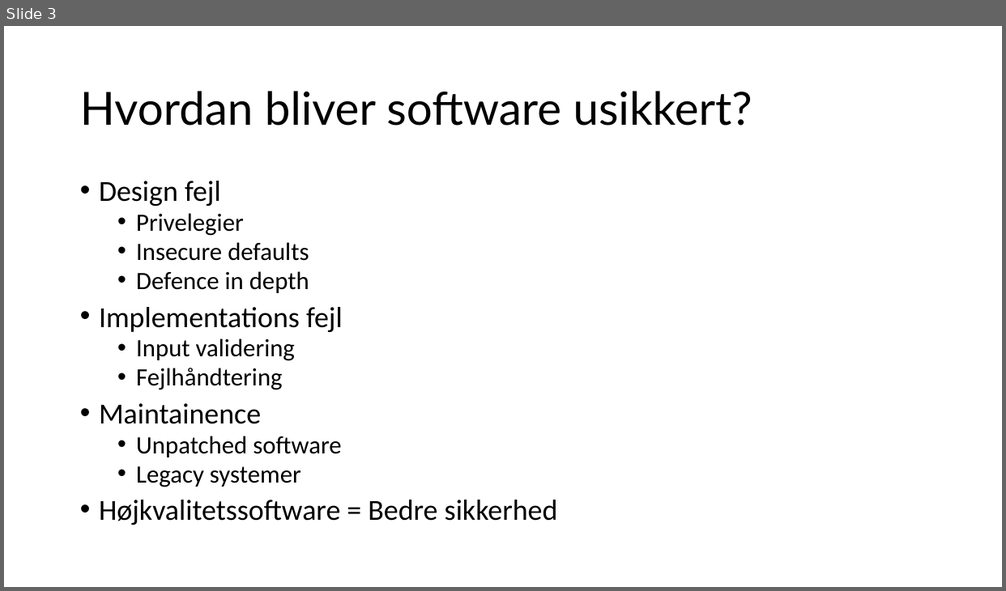
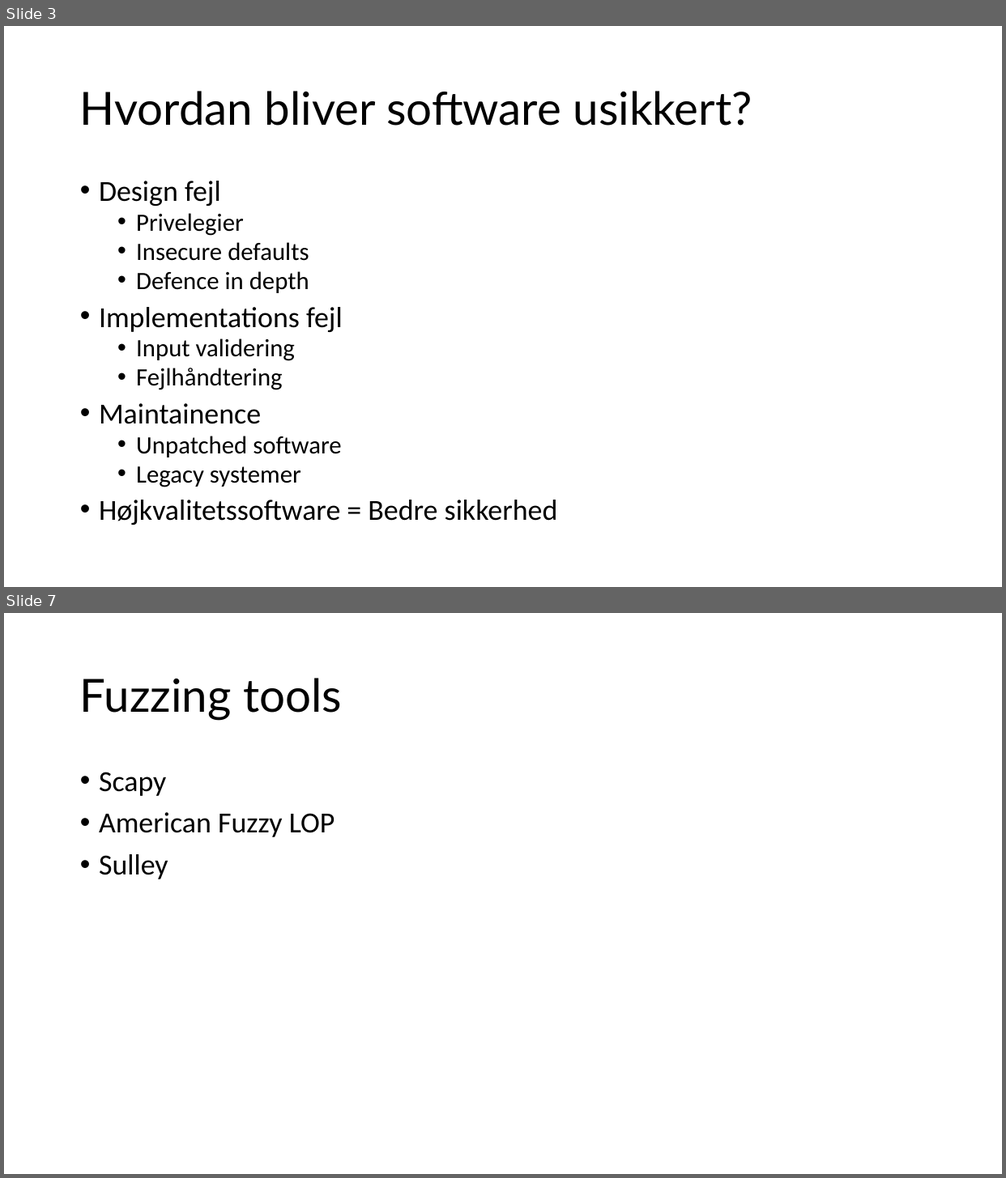
Before and after one commit to Kristiansax/kea-software-security-exam-slides, a slide deck: 4 - Fuzzing af applikationer.pptx. Shown one above the other, each under a label of ours: slide 3 before the commit, slides 3 and 7 after it; the slides between them are not shown. The pictures are 1006x591 and 1006x1178 pixels, drawn with LibreOffice and Linux fonts; fonts in the diff are those of the drawing. Boxes give left, top, right and bottom in pixels: in the first picture for what was removed or moved away, otherwise in the second. Text is boxed around its words. In the diff, an @@ line names an element or a change of style, - is before the commit and + after.

```diff
--- a/4 - Fuzzing af applikationer.pptx
+++ b/4 - Fuzzing af applikationer.pptx
@@ slide 7 added at box(4, 613, 1002, 1174), background #FFFFFF @@
@@ title added at box(80, 678, 342, 720), 44 pt, text #000000 @@
+Fuzzing tools
@@ text added at box(99, 772, 335, 879), 28 pt, text #000000 @@
+• Scapy
+• American Fuzzy LOP
+• Sulley
```
Also in this commit, not shown: 3 other slides added, 18 other files.
